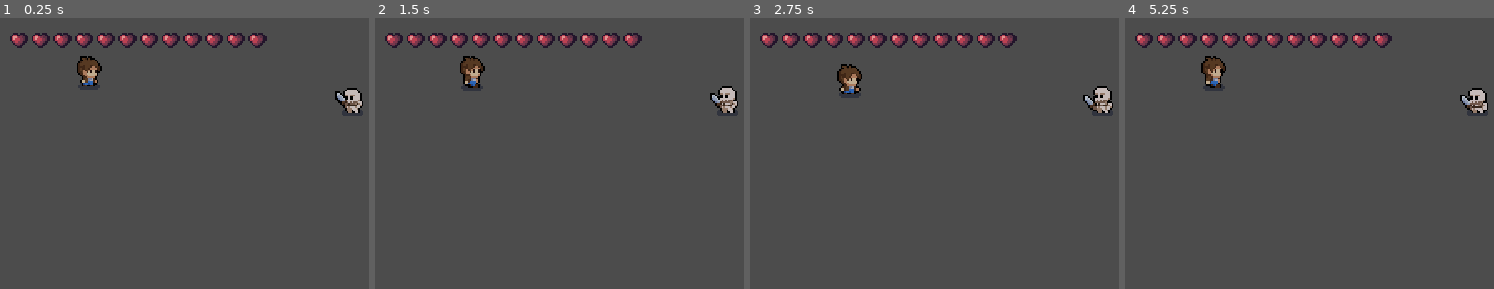
Above: before the commit, frames 1-4 (left to right).
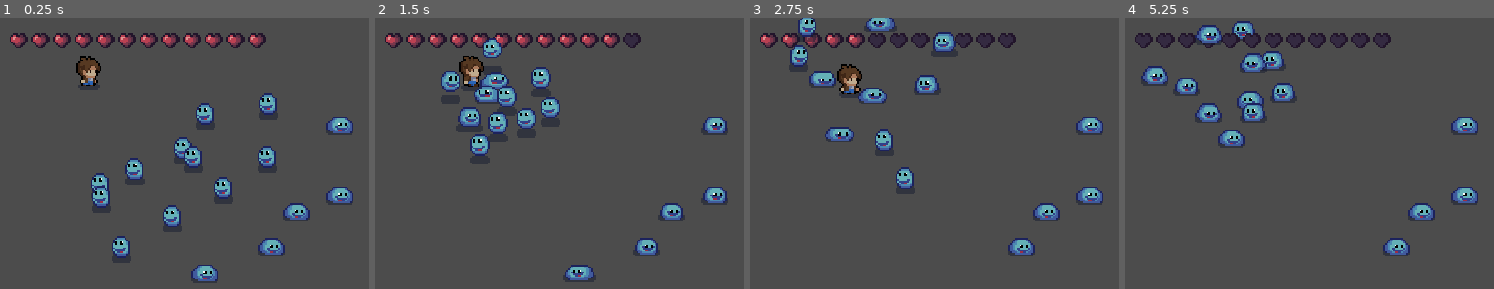
Above: after the commit, the same moments.

Repository: 0IUwUL/Crawlers-Of-The-Skeleton-Forest
Game: Godot game, scene res://World.tscn
Same seed, same stepped clock (60 frames per second), same inputs: the game is played once before the commit and once after it.
Inputs:
- Up to frame 1 (0.25 s): no input
- Up to frame 2 (1.5 s): hold Right (ui_right) 0.53-1.28 s; tap Space (Attack) at 0.6, 1.35 s; hold Down (ui_down) from 1.28 s (still down)
- Up to frame 3 (2.75 s): release Down (ui_down) at 2.03 s; hold Right (ui_right) from 2.03 s (still down); tap Space (Attack) at 2.1 s
- Up to frame 4 (5.25 s): release Right (ui_right) at 2.78 s; hold Up (ui_up) 2.78-3.53 s; tap Space (Attack) every 0.75 s from 2.85 to 5.1 s; hold Left (ui_left) 3.53-5.03 s; hold Down (ui_down) from 5.03 s (still down)

The runs differ from the first frame. In frame 1, 8.0% of the frame differs, in the area x 2-99%, y 5-98%; in frame 2, 8.7%; in frame 3, 7.6%; in frame 4, 8.9%, in the area x 2-99%, y 1-88%.

Commit message:
feat: added camera movement and health UI

Diff:
--- a/Boss Room awit.tscn
+++ b/Boss Room awit.tscn
@@ -24,6 +24,8 @@
 [ext_resource path="res://Assets/Map Layout/Ground tileset/Earth-tileset.png" type="Texture" id=22]
 [ext_resource path="res://Assets/Map Layout/Ground tileset/Stone-path-tileset-vertical.png" type="Texture" id=23]
 [ext_resource path="res://Assets/Map Layout/Ground tileset/Stone-path-tileset-horizontal.png" type="Texture" id=24]
+[ext_resource path="res://UI/HealthUI.tscn" type="PackedScene" id=25]
+[ext_resource path="res://NPC/Berserker.tscn" type="PackedScene" id=26]
 
 [sub_resource type="TileSet" id=2]
 0/name = "Pattern_1"
@@ -1006,6 +1008,13 @@
 
 [node name="Boss Room awit" type="Node2D"]
 
+[node name="Camera2D" type="Camera2D" parent="."]
+position = Vector2( 241, 114 )
+current = true
+zoom = Vector2( 0.8, 0.8 )
+process_mode = 0
+smoothing_enabled = true
+
 [node name="StaticBody2D" type="StaticBody2D" parent="."]
 
 [node name="CollisionPolygon2D" type="CollisionPolygon2D" parent="StaticBody2D"]
@@ -1033,11 +1042,18 @@
 format = 1
 tile_data = PoolIntArray( 0, 20, 0, 8, 20, 0, 16, 20, 0, 24, 24, 0, 32, 24, 0, 35, 25, 0, 42, 0, 0, 50, 1, 0, 57, 1, 0, …(2642 unchanged characters)…
 
+[node name="CanvasLayer" type="CanvasLayer" parent="."]
+
+[node name="HealthUI" parent="CanvasLayer" instance=ExtResource( 25 )]
+
 [node name="YSort" type="YSort" parent="."]
 
 [node name="Player" parent="YSort" instance=ExtResource( 9 )]
 position = Vector2( 241, 114 )
 
+[node name="RemoteTransform2D" type="RemoteTransform2D" parent="YSort/Player"]
+remote_path = NodePath("../../../Camera2D")
+
 [node name="AnotherTree1" parent="YSort" instance=ExtResource( 16 )]
 position = Vector2( 64, 22 )
 
@@ -1188,4 +1204,7 @@
 [node name="Sprite" parent="YSort/Ritual_Circle" index="0"]
 z_index = 0
 
+[node name="Berserker" parent="." instance=ExtResource( 26 )]
+position = Vector2( 155, 145 )
+
 [editable path="YSort/Ritual_Circle"]
--- /dev/null
+++ b/Effects/SoftCollision.gd
@@ -0,0 +1,16 @@
+extends Area2D
+
+func is_colliding():
+	var areas = get_overlapping_areas()
+	return areas.size() > 0
+
+func get_push_vector():
+	var areas = get_overlapping_areas()
+	var push_vector = Vector2.ZERO
+
+	if is_colliding():
+		var area = areas[0]
+		push_vector = area.global_position.direction_to(global_position)
+		push_vector = push_vector.normalized()
+
+	return push_vector
--- /dev/null
+++ b/Effects/SoftCollision.tscn
@@ -0,0 +1,8 @@
+[gd_scene load_steps=2 format=2]
+
+[ext_resource path="res://Effects/SoftCollision.gd" type="Script" id=1]
+
+[node name="SoftCollision" type="Area2D"]
+script = ExtResource( 1 )
+
+[node name="CollisionShape2D" type="CollisionShape2D" parent="."]
--- a/First Floor.tscn
+++ b/First Floor.tscn
@@ -18,6 +18,7 @@
 [ext_resource path="res://Assets/Items and objects/Tree2_wBerries.png" type="Texture" id=16]
 [ext_resource path="res://Assets/Map Layout/Ground tileset/Stone-path-tileset-vertical.png" type="Texture" id=17]
 [ext_resource path="res://Assets/Map Layout/Flowers/Flower-3.png" type="Texture" id=18]
+[ext_resource path="res://UI/HealthUI.tscn" type="PackedScene" id=19]
 [ext_resource path="res://Assets/Items and objects/SmallRock3.png" type="Texture" id=20]
 [ext_resource path="res://Assets/Map Layout/Ground tileset/Stone-path-tileset-horizontal.png" type="Texture" id=23]
 [ext_resource path="res://Assets/Map Layout/Ground tileset/Earth-tileset.png" type="Texture" id=24]
@@ -214,6 +215,16 @@
 [node name="First Floor" type="Node2D"]
 position = Vector2( 104, 46 )
 
+[node name="CanvasLayer" type="CanvasLayer" parent="."]
+
+[node name="HealthUI" parent="CanvasLayer" instance=ExtResource( 19 )]
+
+[node name="Camera2D" type="Camera2D" parent="."]
+position = Vector2( -52, 210 )
+current = true
+zoom = Vector2( 0.8, 0.8 )
+smoothing_enabled = true
+
 [node name="Sprite" type="Sprite" parent="."]
 position = Vector2( 171, 82 )
 scale = Vector2( 0.762921, 0.883371 )
@@ -245,6 +256,9 @@
 [node name="Player" parent="YSort" instance=ExtResource( 2 )]
 position = Vector2( -52, 210 )
 
+[node name="RemoteTransform2D" type="RemoteTransform2D" parent="YSort/Player"]
+remote_path = NodePath("../../../Camera2D")
+
 [node name="Slime12" parent="YSort" instance=ExtResource( 13 )]
 position = Vector2( 246, 88 )
 
--- a/NPC/Slime.gd
+++ b/NPC/Slime.gd
@@ -10,6 +10,7 @@
 onready var animationtree = $AnimationTree
 onready var animationstate = animationtree.get("parameters/playback")
 onready var hitbox = $HitBox
+onready var softCollision = $SoftCollision
 
 enum {
 	IDLE,
@@ -50,6 +51,9 @@
 				state = IDLE
 		ATTACK:
 			animationstate.travel("Attack")
+
+	if (softCollision.is_colliding()):
+		velocity += softCollision.get_push_vector() * delta * 200
 	velocity = move_and_slide(velocity)
 
 func seek_player():
--- a/NPC/Slime.tscn
+++ b/NPC/Slime.tscn
@@ -7,6 +7,7 @@
 [ext_resource path="res://NPC/PlayerDetection.tscn" type="PackedScene" id=5]
 [ext_resource path="res://Hitboxes_Hurtbox/HitBox.tscn" type="PackedScene" id=6]
 [ext_resource path="res://Effects/EnemyAttackAnimate.tscn" type="PackedScene" id=7]
+[ext_resource path="res://Effects/SoftCollision.tscn" type="PackedScene" id=8]
 
 [sub_resource type="CapsuleShape2D" id=1]
 radius = 1.99997
@@ -510,6 +511,8 @@
 [sub_resource type="CircleShape2D" id=128]
 radius = 14.0
 
+[sub_resource type="CircleShape2D" id=137]
+
 [node name="Slime" type="KinematicBody2D"]
 collision_layer = 16
 script = ExtResource( 2 )
@@ -521,11 +524,13 @@
 vframes = 5
 
 [node name="CollisionShape2D" type="CollisionShape2D" parent="."]
+visible = false
 position = Vector2( 0, 4 )
 rotation = -1.5708
 shape = SubResource( 1 )
 
 [node name="Hurtbox" parent="." instance=ExtResource( 3 )]
+visible = false
 collision_layer = 8
 
 [node name="CollisionShape2D" parent="Hurtbox" index="0"]
@@ -545,6 +550,7 @@
 shape = SubResource( 73 )
 
 [node name="HitBox" parent="." instance=ExtResource( 6 )]
+visible = false
 collision_mask = 4
 
 [node name="CollisionShape2D" parent="HitBox" index="0"]
@@ -572,11 +578,19 @@
 parameters/Run/blend_position = Vector2( 0, 0 )
 
 [node name="EnemyAttackAnimate" parent="." instance=ExtResource( 7 )]
+visible = false
 collision_layer = 0
 collision_mask = 2
 
 [node name="CollisionShape2D" parent="EnemyAttackAnimate" index="0"]
 shape = SubResource( 128 )
+
+[node name="SoftCollision" parent="." instance=ExtResource( 8 )]
+collision_layer = 32
+collision_mask = 32
+
+[node name="CollisionShape2D" parent="SoftCollision" index="0"]
+shape = SubResource( 137 )
 
 [connection signal="area_entered" from="Hurtbox" to="." method="_on_Hurtbox_area_entered"]
 [connection signal="no_health" from="Stats" to="." method="_on_Stats_no_health"]
@@ -586,3 +600,4 @@
 [editable path="PlayerDetection"]
 [editable path="HitBox"]
 [editable path="EnemyAttackAnimate"]
+[editable path="SoftCollision"]
--- a/Room 2.tscn
+++ b/Room 2.tscn
@@ -15,6 +15,7 @@
 [ext_resource path="res://NPC/Berserker.tscn" type="PackedScene" id=13]
 [ext_resource path="res://NPC/Skeleton_Shield.tscn" type="PackedScene" id=14]
 [ext_resource path="res://NPC/Skeleton.tscn" type="PackedScene" id=15]
+[ext_resource path="res://UI/HealthUI.tscn" type="PackedScene" id=16]
 
 [sub_resource type="ConvexPolygonShape2D" id=9]
 points = PoolVector2Array( 14.8611, 4.05025, 16.8082, 2.72618, 47.4176, 2.88195, 50.0658, 6.6205, 50.2215, 9.26865, 47.7292, 12.2283, 42.2771, 12.0726, 40.33, 13.2409, 15.2505, 13.0072, 11.0446, 13.163, 9.72055, 12.3841, 8.94169, 11.1379, 8.78592, 7.71091, 10.9667, 4.36179 )
@@ -1298,6 +1299,16 @@
 "_edit_horizontal_guides_": [  ]
 }
 
+[node name="CanvasLayer" type="CanvasLayer" parent="."]
+
+[node name="HealthUI" parent="CanvasLayer" instance=ExtResource( 16 )]
+
+[node name="Camera2D" type="Camera2D" parent="."]
+position = Vector2( 16, 240 )
+current = true
+zoom = Vector2( 0.8, 0.8 )
+smoothing_enabled = true
+
 [node name="TileMap" type="TileMap" parent="."]
 rotation = -0.383972
 tile_set = SubResource( 10 )
@@ -1348,6 +1359,9 @@
 [node name="Player" parent="YSort" instance=ExtResource( 1 )]
 position = Vector2( 16, 240 )
 
+[node name="RemoteTransform2D" type="RemoteTransform2D" parent="YSort/Player"]
+remote_path = NodePath("../../../Camera2D")
+
 [node name="Yellow_Tree" parent="YSort" instance=ExtResource( 7 )]
 position = Vector2( 16, 104 )
 
--- a/UI/HealthUI.tscn
+++ b/UI/HealthUI.tscn
@@ -5,8 +5,10 @@
 [ext_resource path="res://UI/HeatFull.png" type="Texture" id=3]
 
 [node name="HealthUI" type="Control"]
-margin_right = 147.0
-margin_bottom = 20.0
+margin_left = 5.0
+margin_top = 5.0
+margin_right = 152.0
+margin_bottom = 25.0
 script = ExtResource( 1 )
 
 [node name="HeartEmpty" type="TextureRect" parent="."]
--- a/World.tscn
+++ b/World.tscn
@@ -1,7 +1,7 @@
 [gd_scene load_steps=4 format=2]
 
 [ext_resource path="res://Player/Player.tscn" type="PackedScene" id=1]
-[ext_resource path="res://NPC/Skeleton.tscn" type="PackedScene" id=2]
+[ext_resource path="res://NPC/Slime.tscn" type="PackedScene" id=2]
 [ext_resource path="res://UI/HealthUI.tscn" type="PackedScene" id=4]
 
 [node name="World" type="YSort"]
@@ -12,6 +12,54 @@
 position = Vector2( 56, 32 )
 
 [node name="Slimes" type="YSort" parent="YSort"]
+
+[node name="Slime" parent="YSort/Slimes" instance=ExtResource( 2 )]
+position = Vector2( 64, 110 )
+
+[node name="Slime3" parent="YSort/Slimes" instance=ExtResource( 2 )]
+position = Vector2( 64, 110 )
+
+[node name="Slime4" parent="YSort/Slimes" instance=ExtResource( 2 )]
+position = Vector2( 86, 98 )
+
+[node name="Slime5" parent="YSort/Slimes" instance=ExtResource( 2 )]
+position = Vector2( 109, 126 )
+
+[node name="Slime6" parent="YSort/Slimes" instance=ExtResource( 2 )]
+position = Vector2( 119, 86 )
+
+[node name="Slime7" parent="YSort/Slimes" instance=ExtResource( 2 )]
+position = Vector2( 119, 86 )
+
+[node name="Slime2" parent="YSort/Slimes" instance=ExtResource( 2 )]
+position = Vector2( 207, 105 )
+
+[node name="Slime8" parent="YSort/Slimes" instance=ExtResource( 2 )]
+position = Vector2( 207, 63 )
+
+[node name="Slime9" parent="YSort/Slimes" instance=ExtResource( 2 )]
+position = Vector2( 168, 88 )
+
+[node name="Slime10" parent="YSort/Slimes" instance=ExtResource( 2 )]
+position = Vector2( 169, 55 )
+
+[node name="Slime11" parent="YSort/Slimes" instance=ExtResource( 2 )]
+position = Vector2( 126, 152 )
+
+[node name="Slime12" parent="YSort/Slimes" instance=ExtResource( 2 )]
+position = Vector2( 166, 136 )
+
+[node name="Slime13" parent="YSort/Slimes" instance=ExtResource( 2 )]
+position = Vector2( 141, 108 )
+
+[node name="Slime14" parent="YSort/Slimes" instance=ExtResource( 2 )]
+position = Vector2( 181, 115 )
+
+[node name="Slime15" parent="YSort/Slimes" instance=ExtResource( 2 )]
+position = Vector2( 131, 62 )
+
+[node name="Slime16" parent="YSort/Slimes" instance=ExtResource( 2 )]
+position = Vector2( 77, 145 )
 
 [node name="Lancer" type="YSort" parent="YSort"]
 
@@ -24,7 +72,4 @@
 margin_right = 155.0
 margin_bottom = 27.0
 
-[node name="Skeleton" parent="." instance=ExtResource( 2 )]
-position = Vector2( 214, 54 )
-
 [editable path="HealthUI"]
--- a/project.godot
+++ b/project.godot
@@ -94,6 +94,7 @@
 2d_physics/layer_3="PlayerHitbox"
 2d_physics/layer_4="EnemyHurtbox"
 2d_physics/layer_5="Enemy"
+2d_physics/layer_6="SoftCollisions"
 
 [physics]
 
@@ -101,4 +102,5 @@
 
 [rendering]
 
+2d/snapping/use_gpu_pixel_snap=true
 environment/default_environment="res://default_env.tres"
Not shown: 1 places in Boss Room awit.tscn that only renumber resources
Not shown: 1 places in First Floor.tscn that only renumber resources
Not shown: 1 places in NPC/Slime.tscn that only renumber resources
Not shown: 1 places in Room 2.tscn that only renumber resources
